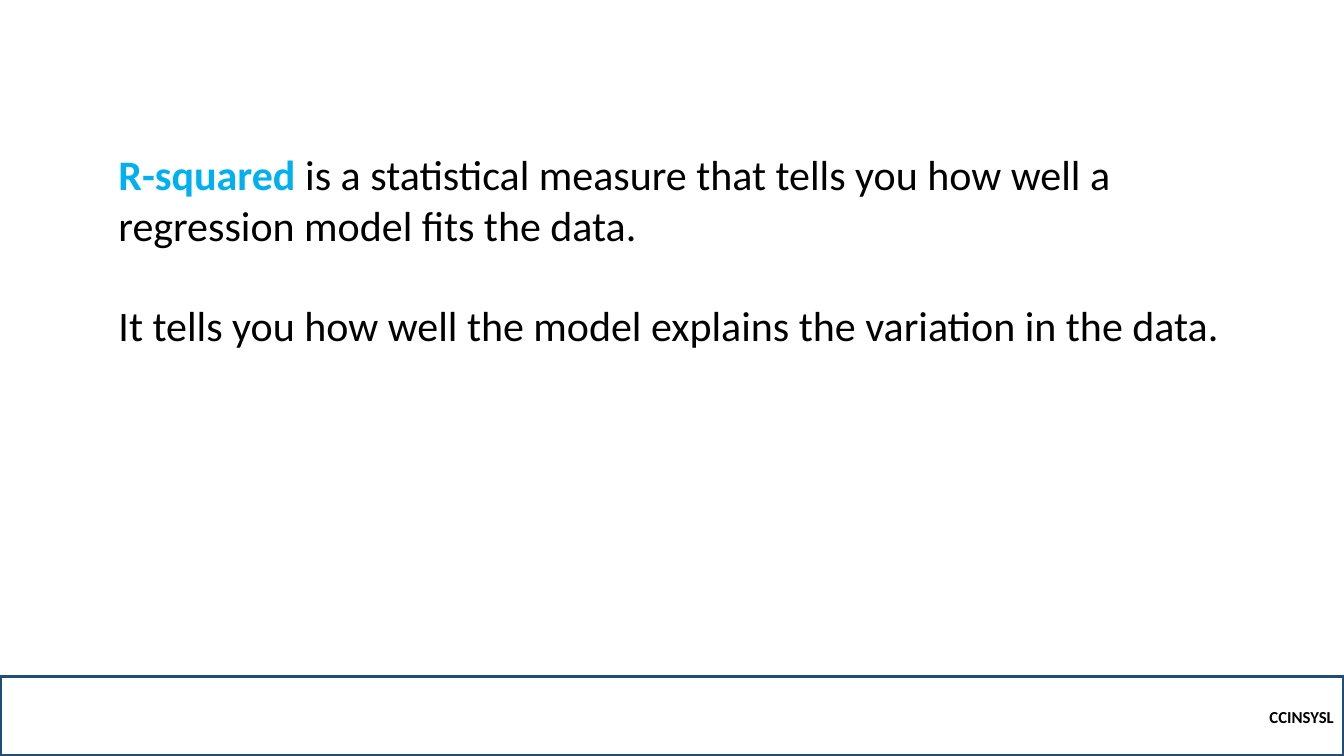
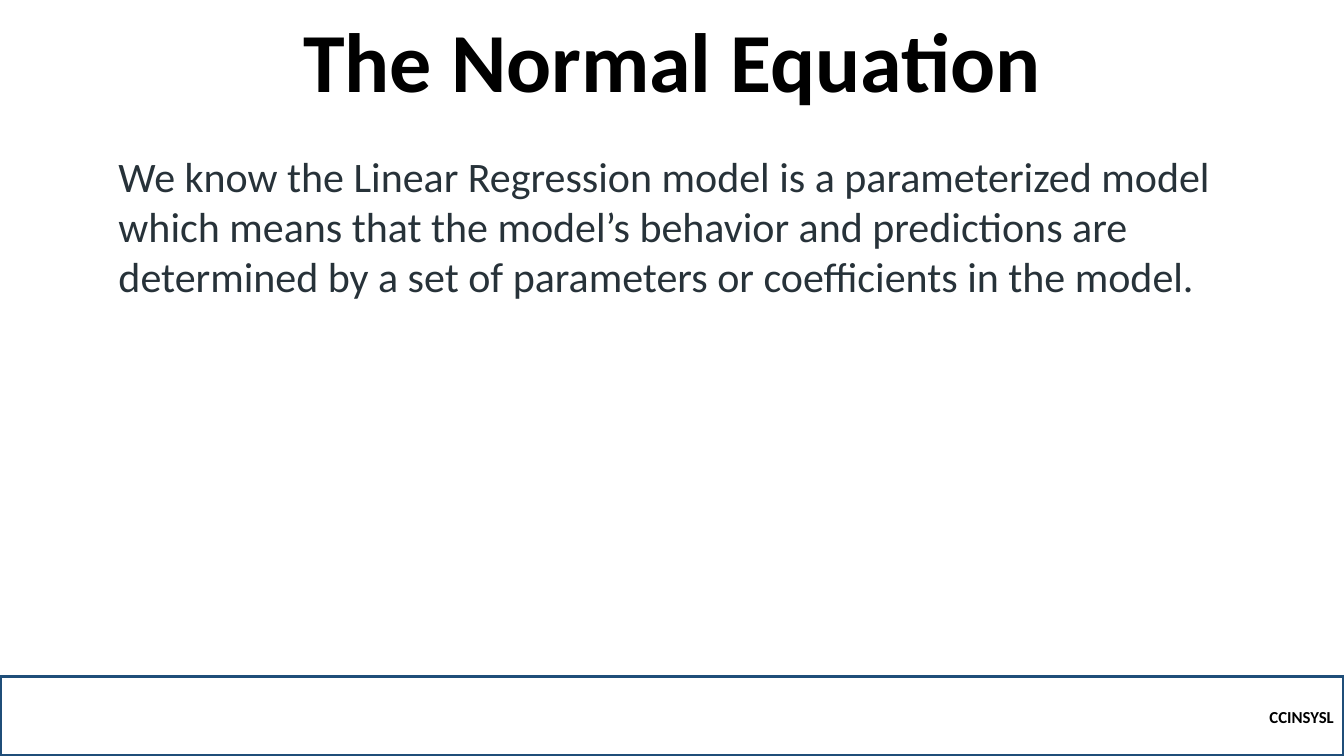
Before and after one commit to robitussin/CCINSYSL, a slide deck: slide 3 of 5 - Multiple Linear Regression/Normal Equation.pptx. Drawn at 1344x756 pixels with LibreOffice and Linux fonts; fonts in the diff are those of the drawing; grey boxes stand for pictures; background and template pictures are left out. Boxes give left, top, right and bottom in pixels: in the first picture for what was removed or moved away, otherwise in the second. Text is boxed around its words. In the diff, an @@ line names an element or a change of style, - is before the commit and + after.

Commit message:
ADDED SLIDE

```diff
--- a/5 - Multiple Linear Regression/Normal Equation.pptx
+++ b/5 - Multiple Linear Regression/Normal Equation.pptx
@@ title added at (303,33,1041,106), 60 pt, text #000000, bold @@
+The Normal Equation
@@ text at (118,163,1209,299): text changed; text colour #000000 to #273239 @@
-R-squared is a statistical measure that tells you how well a regression model fits the data.
-It tells you how well the model explains the variation in the data.
+We know the Linear Regression model is a parameterized model which means that the model’s behavior and predictions are determined by a set of parameters or coefficients in the model.
```
Also in this commit, not shown: 3 other slides changed, 4 slides added, 6 slides removed, 2 other files.
